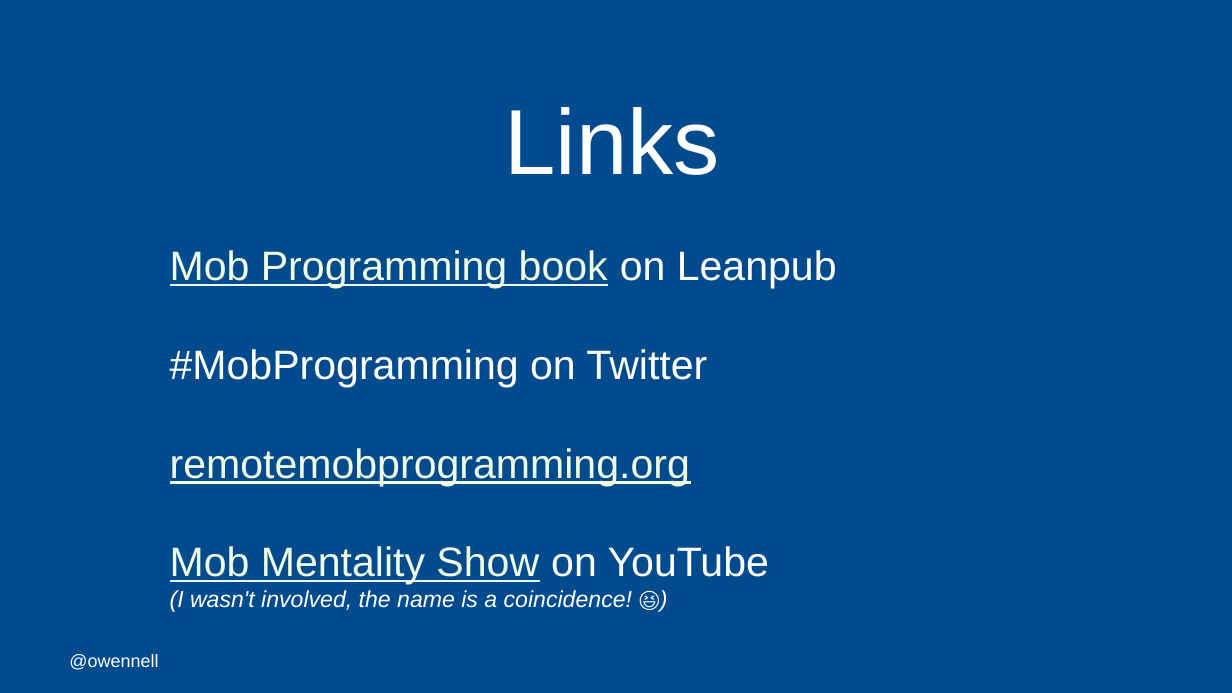
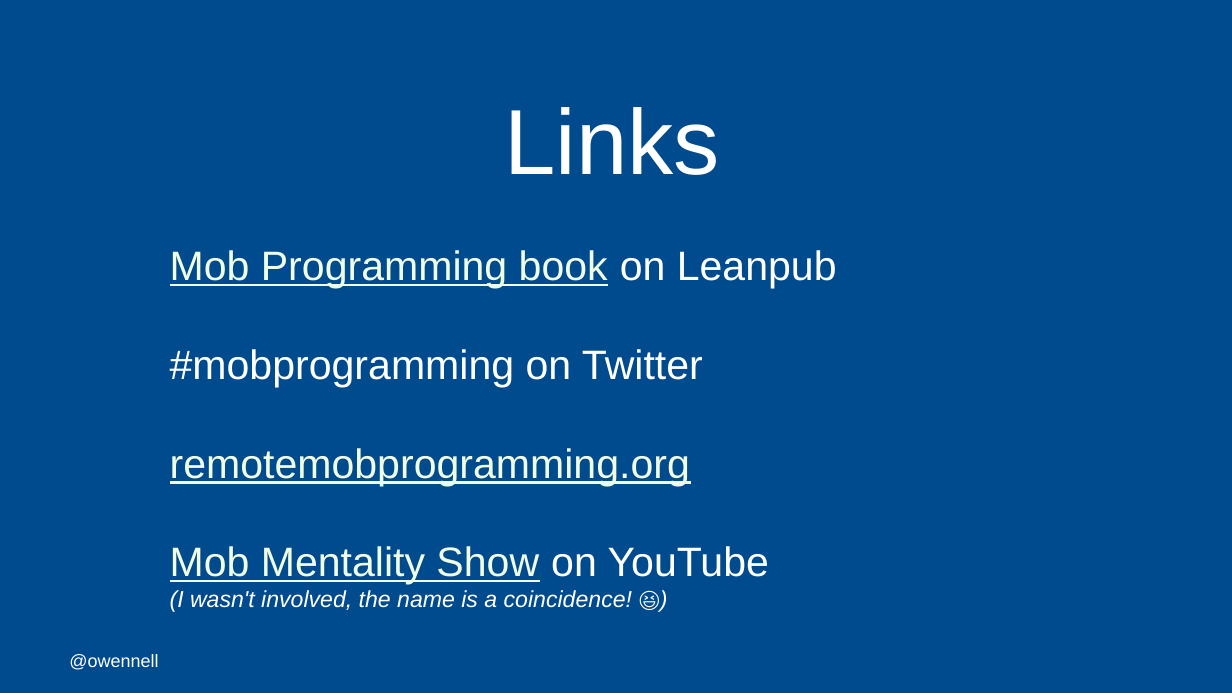
Before and after one commit to oliwennell/talks, a slide deck: slide 60 of a-mob-mentality.pptx (slide 59 before the commit). Drawn at 1232x693 pixels with LibreOffice and Linux fonts; fonts in the diff are those of the drawing; background and template pictures are left out. Boxes give left, top, right and bottom in pixels: in the first picture for what was removed or moved away, otherwise in the second. Text is boxed around its words. In the diff, an @@ line names an element or a change of style, - is before the commit and + after.

```diff
--- a/a-mob-mentality.pptx
+++ b/a-mob-mentality.pptx
@@ title at <box>170,250,837,612</box>: text changed @@
-Mob Programming book on Leanpub
-#MobProgramming on Twitter
-remotemobprogramming.org
-Mob Mentality Show on YouTube
-(I wasn't involved, the name is a coincidence! 😆)
+Mob Programming book on Leanpub
+#mobprogramming on Twitter
+remotemobprogramming.org
+Mob Mentality Show on YouTube
+(I wasn't involved, the name is a coincidence! 😆)
```
Also in this commit, not shown: 9 other slides changed, 1 slide added.
